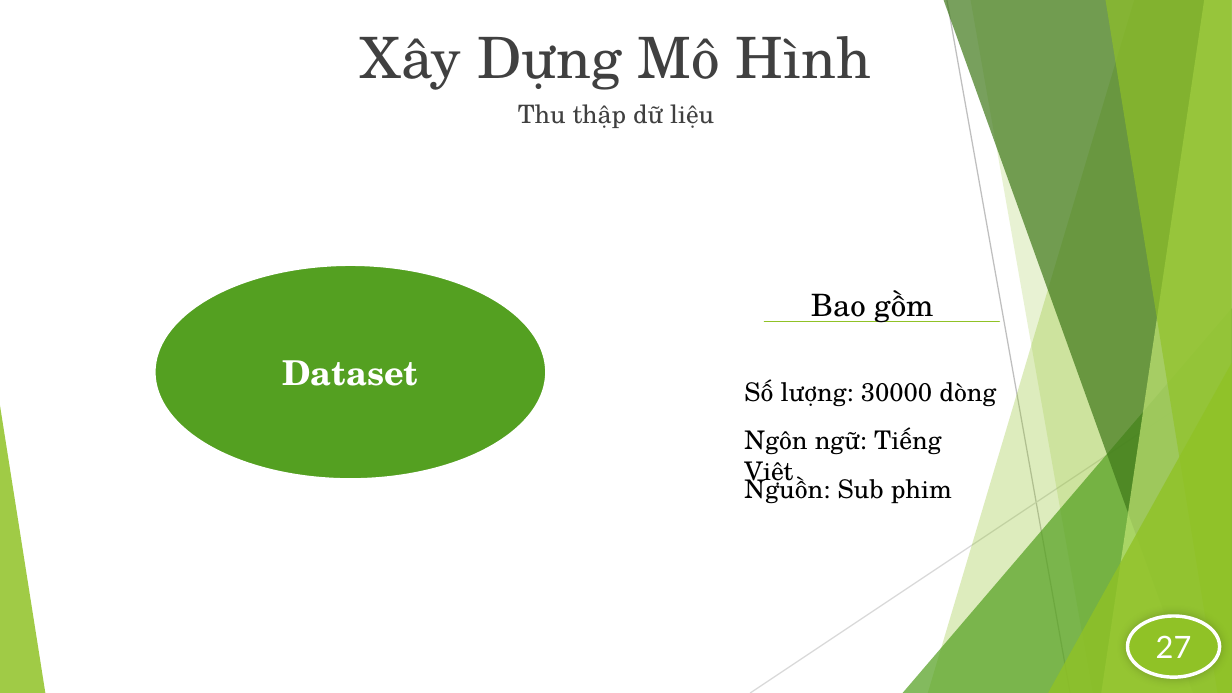
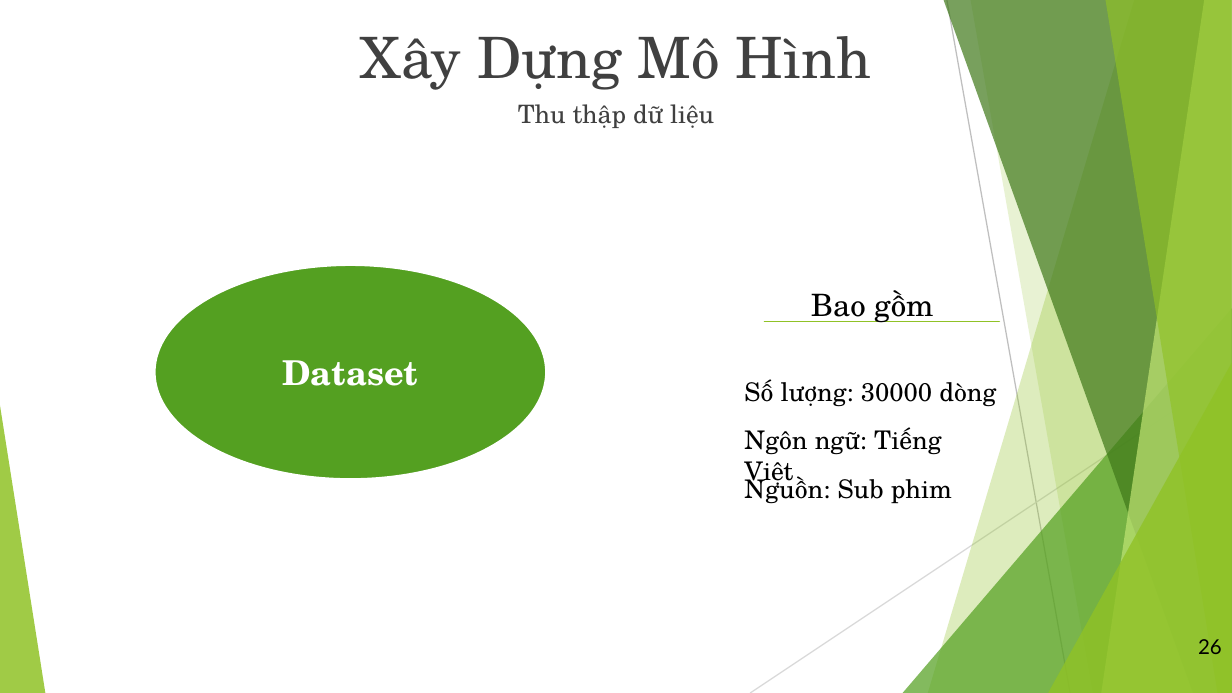
Before and after one commit to vanvibig/BaoCaoLuanVan, a slide deck: slide 26 of LVTN_Vi.pptx (slide 27 before the commit). Drawn at 1232x693 pixels with LibreOffice and Linux fonts; fonts in the diff are those of the drawing. Boxes give left, top, right and bottom in pixels: in the first picture for what was removed or moved away, otherwise in the second. Text is boxed around its words. In the diff, an @@ line names an element or a change of style, - is before the commit and + after.

```diff
--- a/LVTN_Vi.pptx
+++ b/LVTN_Vi.pptx
@@ ellipse removed at [1127,616,1220,678] @@
-27
@@ page number at [1198,639,1222,654]: text changed; size 16 to 12 pt; text colour #90C226 to #000000 @@
-27
+26
```
Also in this commit, not shown: 37 other slides changed, 1 slide removed, 3 other files.
